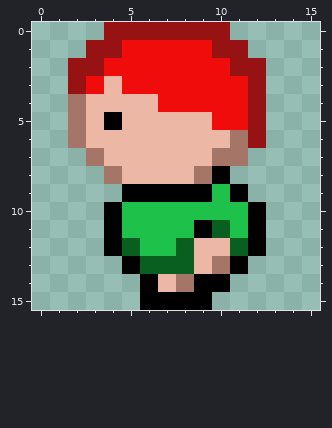
Pixel-art sprite, stored at graphic/player/player_left1.png. The first picture shows the starting point.
The file is 16x16 pixels.
After the commit:
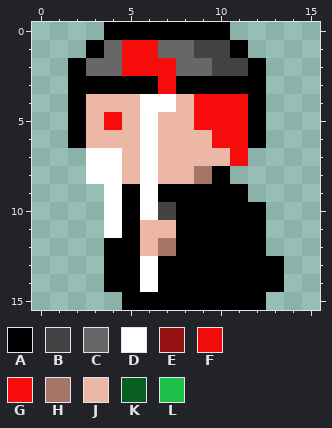
Palette (. is transparent): A #000000  B #434343  C #676767  D #ffffff  E #971212  F #f10c0c  G #f70b0b  H #a57667  J #edb7a5  K #085f1f  L #1ec24b
Difference:
Changed rows in their new state; - is an unchanged pixel.
first column x 2:
 0 --AAAAAAA---
 1 -ACGGCCBBA--
 2 ACCGGGCCBBA-
 3 AAAAAGAAAAA-
 4 A---DDJGGGA-
 5 A-G-D--GGGA-
 6 A---D---GGA-
 7 -DD-D---JG--
 8 -DD-D-------
 9 --D-D---A---
10 --DADBAAAA--
11 --DAJJA-AA--
12 ---AJHAAAA--
13 --A-DAAAA-AA
14 --AADAA--AAA
15 ---A----AAA-
Pixel boxes of the changes (left, top, right, bottom) in both pictures:
changed: (68, 22, 284, 310)
